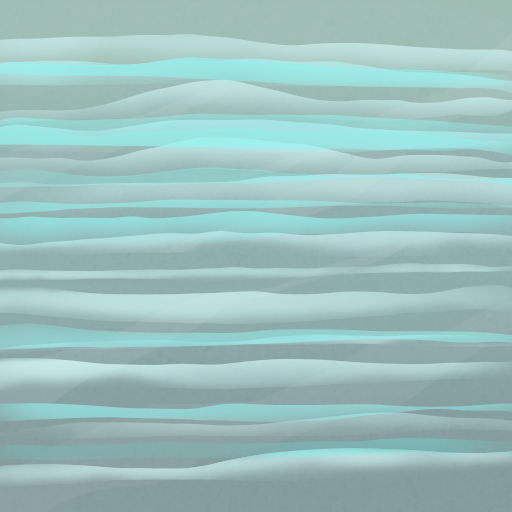
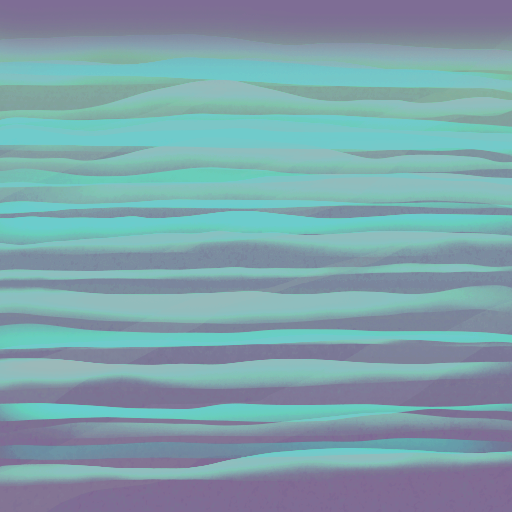
Layers edited between the first and the second 512x512 image:
removed layer "Layer 5" over [0, 34, 512, 487]
painted on "Layer 4" over [0, 0, 512, 512]
